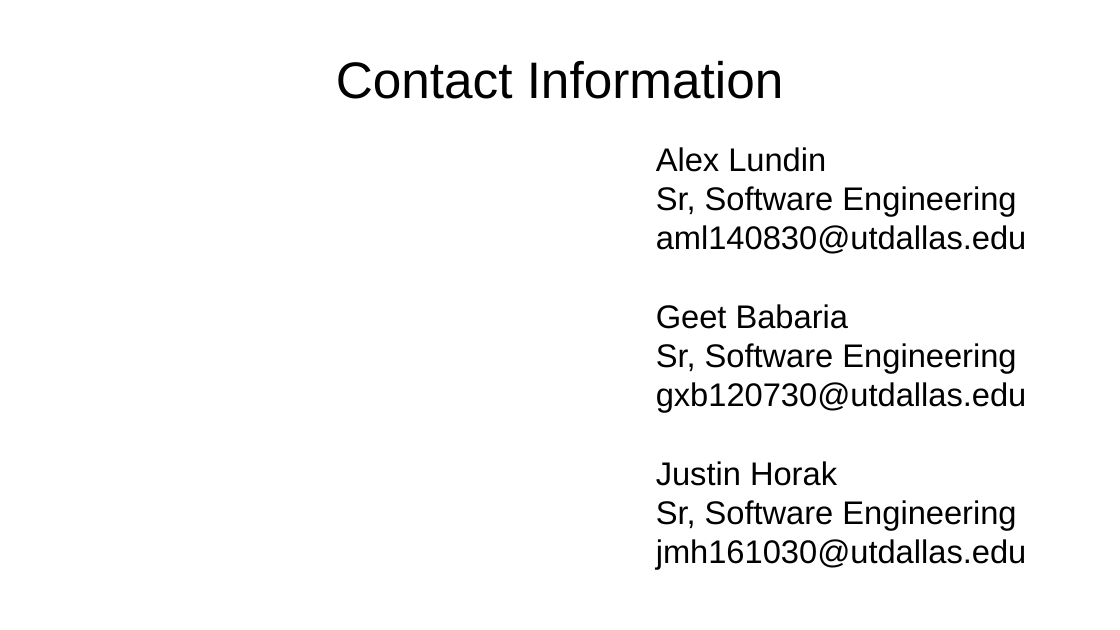
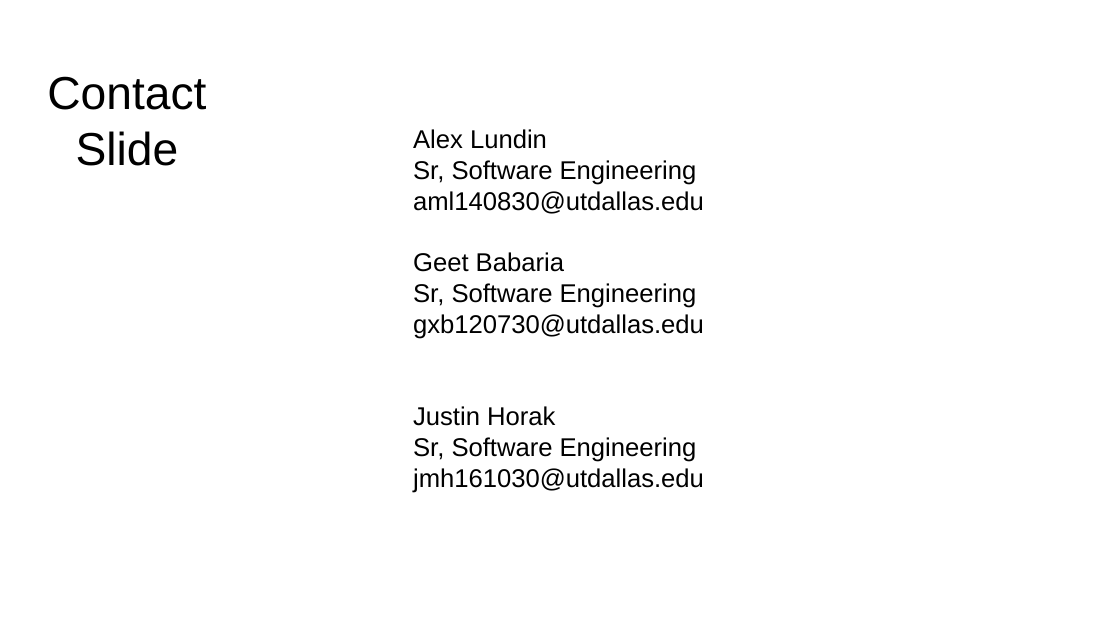
Before and after one commit to AlexLundinEducational/UTDFall2018, a slide deck: slide 10 of 2.1-SE-4352.001-AandD/Homework/Homework3/Homework3.pptx. Drawn at 1120x630 pixels with LibreOffice and Linux fonts; fonts in the diff are those of the drawing; background and template pictures are left out. Boxes give left, top, right and bottom in pixels: in the first picture for what was removed or moved away, otherwise in the second. Text is boxed around its words. In the diff, an @@ line names an element or a change of style, - is before the commit and + after.

```diff
--- a/2.1-SE-4352.001-AandD/Homework/Homework3/Homework3.pptx
+++ b/2.1-SE-4352.001-AandD/Homework/Homework3/Homework3.pptx
@@ title added at [47,76,206,166], 39.6 pt, text #000000 @@
+Contact Slide
@@ title removed at [336,60,784,99] @@
-Contact Information
@@ text "Alex Lundin": place and size @@
-text "Alex Lundin" at [656,147,1027,569]
+text "Alex Lundin" at [413,129,704,493]
@@ text "Alex Lundin" at [413,129,704,493]: size 28 to 22 pt @@
```
Also in this commit, not shown: 6 other slides changed, 3 slides added, 3 slides removed, 1 other file.
